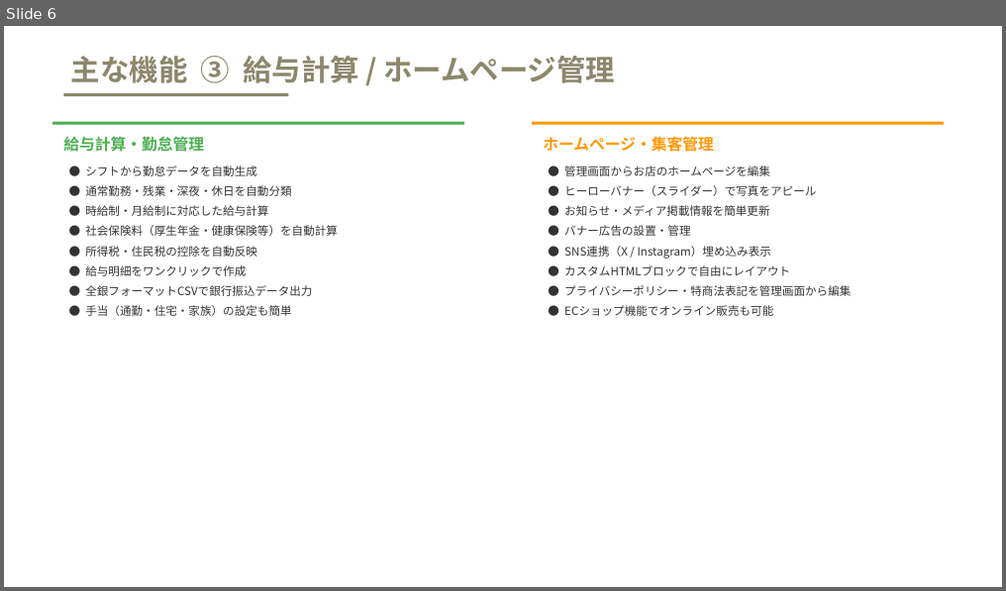
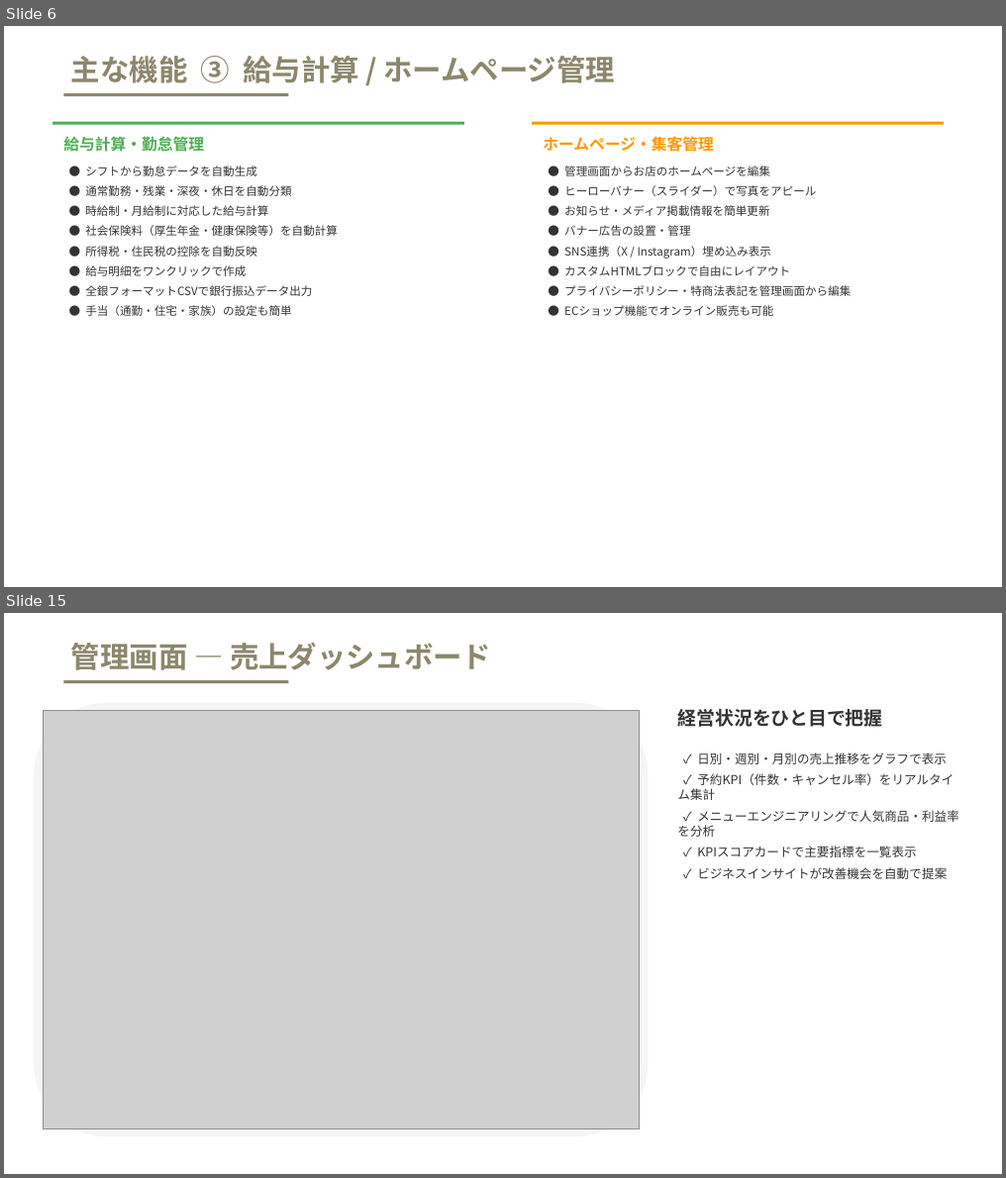
Before and after one commit to FUHI12342/NewFUHI, a slide deck: docs/TimeBaiBai_サービス紹介資料.pptx. Shown one above the other, each under a label of ours: slide 6 before the commit, slides 6 and 15 after it; the slides between them are not shown. The pictures are 1006x591 and 1006x1178 pixels, drawn with LibreOffice and Linux fonts; fonts in the diff are those of the drawing; grey boxes stand for pictures. Boxes give left, top, right and bottom in pixels: in the first picture for what was removed or moved away, otherwise in the second. Text is boxed around its words. In the diff, an @@ line names an element or a change of style, - is before the commit and + after.

Commit message:
feat: チャネル別売上分析API + キャストタブ動的ラベル + ドキュメント更新
- ChannelSalesAPIView: EC/POS/テーブル/予約チャネル別売上を集計
- SiteSettingsトグル連動でチャネル自動表示/非表示
- ダッシュボード「スタッフ」タブをSiteSettings.staff_labelで動的表示
- 積み上げ棒グラフ(日別/週別/月別切替)
- テスト11件追加(全通過)
- 営業資料・マニュアル・スクリーンショット更新

```diff
--- a/docs/TimeBaiBai_サービス紹介資料.pptx
+++ b/docs/TimeBaiBai_サービス紹介資料.pptx
@@ slide 15 added at (4, 613, 1002, 1174), background #FFFFFF @@
@@ text added at (71, 643, 491, 670), 28 pt, text #8C876C, bold @@
+管理画面 — 売上ダッシュボード
@@ rectangle added at (63, 680, 288, 683), fill #8C876C @@
@@ rounded rectangle added at (34, 703, 648, 1137), fill #F5F5F5 @@
@@ picture added at (43, 710, 639, 1130) @@
@@ text added at (677, 709, 882, 727), 18 pt, text #333333, bold @@
+経営状況をひと目で把握
@@ text added at (677, 753, 959, 879), 12 pt, text #333333 @@
+✓ 日別・週別・月別の売上推移をグラフで表示
+✓ 予約KPI（件数・キャンセル率）をリアルタイム集計
+✓ メニューエンジニアリングで人気商品・利益率を分析
+✓ KPIスコアカードで主要指標を一覧表示
+✓ ビジネスインサイトが改善機会を自動で提案
```
Also in this commit, not shown: 13 other slides added, 15 other files.
